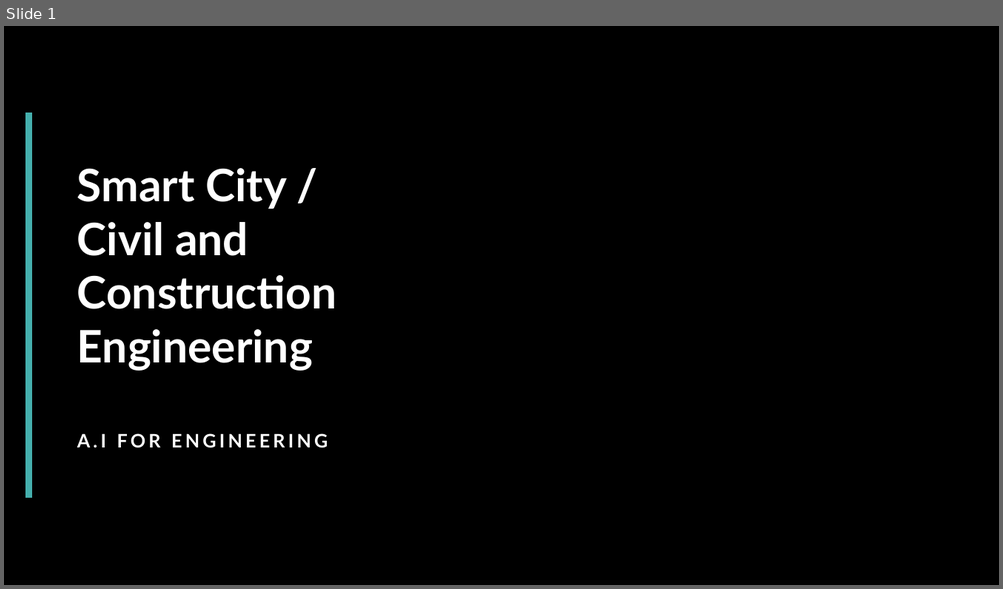
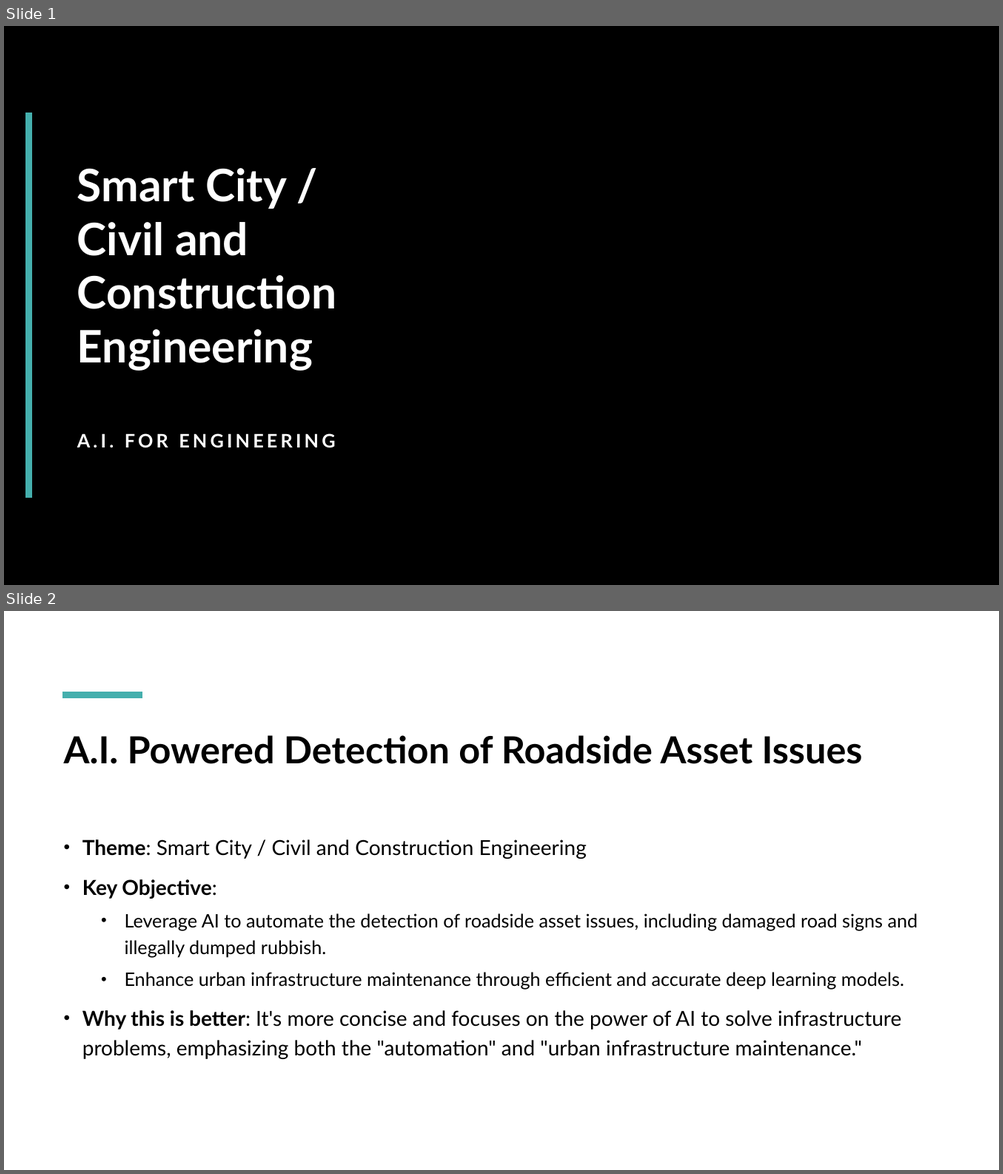
Before and after one commit to kinqsradio/COS40007-Artificial-Intelligence-for-Engineering, a slide deck: group_assignment/presentation/presentation.pptx. Shown one above the other, each under a label of ours: slide 1 before the commit, slides 1 and 2 after it. The pictures are 1003x589 and 1003x1174 pixels, drawn with LibreOffice and Linux fonts; fonts in the diff are those of the drawing; background and template pictures are left out. Boxes give left, top, right and bottom in pixels: in the first picture for what was removed or moved away, otherwise in the second. Text is boxed around its words. In the diff, an @@ line names an element or a change of style, - is before the commit and + after.

```diff
--- a/group_assignment/presentation/presentation.pptx
+++ b/group_assignment/presentation/presentation.pptx
@@ slide 2 added at (4,611,999,1170), background #FFFFFF @@
@@ line added from (62, 695) to (142, 695), #45AFAD 6 pt @@
@@ title added at (64,735,862,764), 36 pt, text #000000, bold @@
+A.I. Powered Detection of Roadside Asset Issues
@@ text added at (82,840,918,1059), 20 pt, text #000000 @@
+• Theme: Smart City / Civil and Construction Engineering
+• Key Objective:
+  • Leverage AI to automate the detection of roadside asset issues, including damaged road signs and illegally dumped rubbish.
+  • Enhance urban infrastructure maintenance through efficient and accurate deep learning models.
+• Why this is better: It's more concise and focuses on the power of AI to solve infrastructure problems, emphasizing both the "automation" and "urban infrastructure maintenance."
@@ slide 1 changed as well @@
@@ subtitle at (77,434,335,449): text changed @@
-A.I FOR ENGINEERING
+A.I. FOR ENGINEERING
```
Also in this commit, not shown: 1 other slide changed, 4 other slides added, 4 slides removed.
